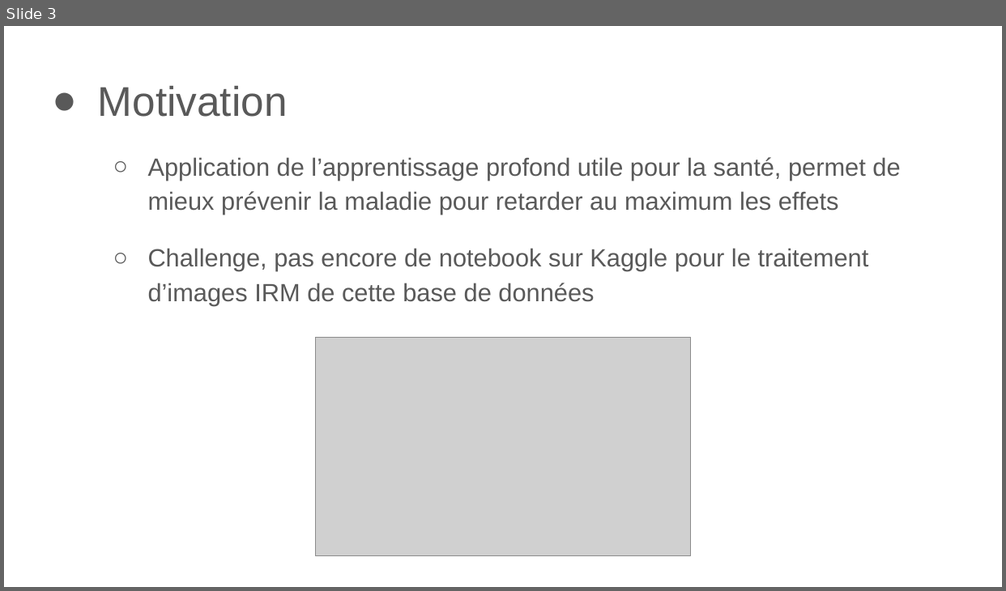
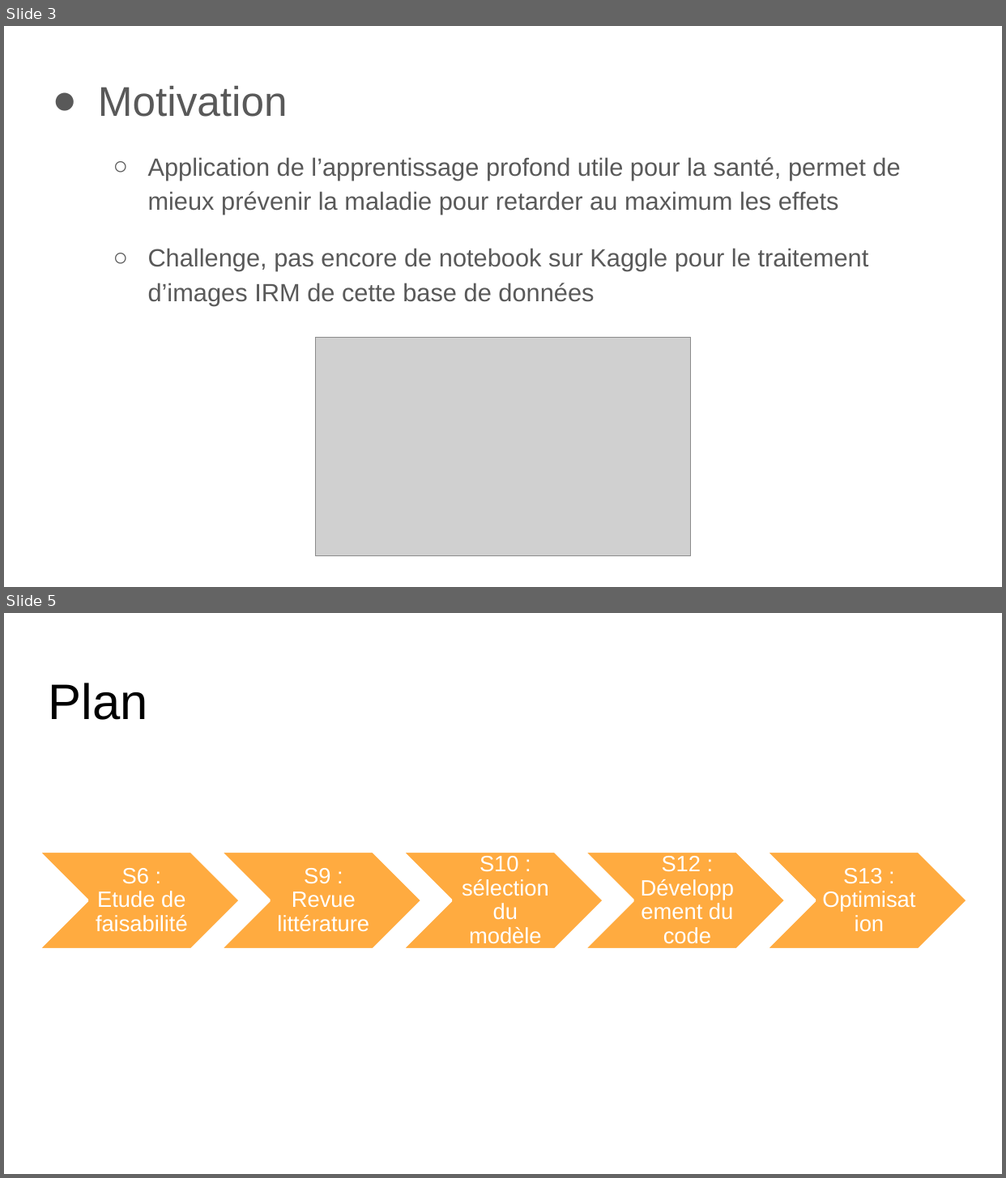
Before and after one commit to thovll/SYS819, a slide deck: Gabarit_Proposition_du_Projet.pptx. Shown one above the other, each under a label of ours: slide 3 before the commit, slides 3 and 5 after it; the slides between them are not shown. The pictures are 1006x591 and 1006x1178 pixels, drawn with LibreOffice and Linux fonts; fonts in the diff are those of the drawing; grey boxes stand for pictures. Boxes give left, top, right and bottom in pixels: in the first picture for what was removed or moved away, otherwise in the second. Text is boxed around its words. In the diff, an @@ line names an element or a change of style, - is before the commit and + after.

```diff
--- a/Gabarit_Proposition_du_Projet.pptx
+++ b/Gabarit_Proposition_du_Projet.pptx
@@ slide 5 added at <box>4,613,1002,1174</box>, background #FFFFFF @@
@@ title added at <box>48,683,147,720</box>, 36 pt, text #000000 @@
+Plan
@@ group added at <box>38,851,967,949</box>: 5 chevrons, 5 texts @@
+S6 : Etude de faisabilité
+S9 : Revue littérature
+S10 : sélection du modèle
+S12 : Développement du code
+S13 : Optimisation
```
Also in this commit, not shown: 3 slides changed, 1 slide removed, 8 other files.
